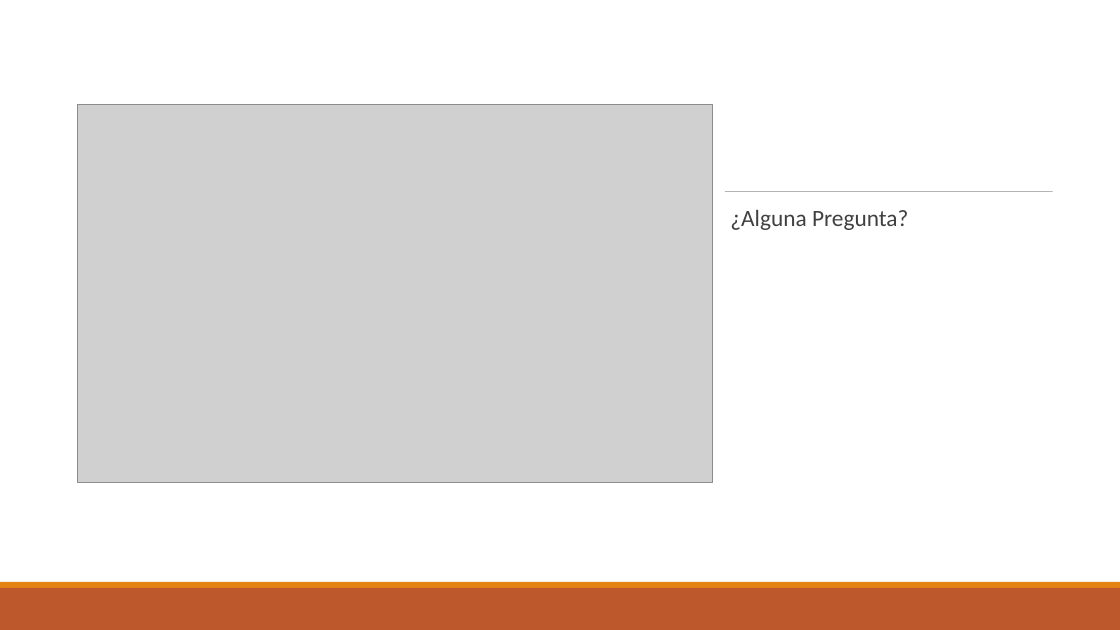
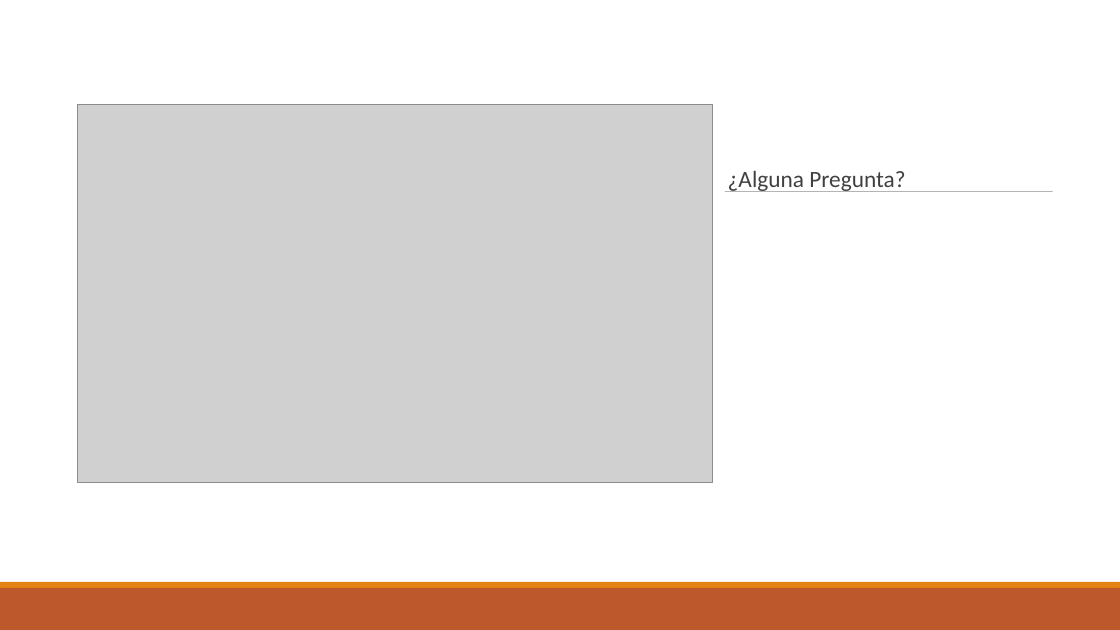
Before and after one commit to Alejandro49/AirPlanner, a slide deck: slide 27 of rol_desarrolladores/presentacion.pptx. Drawn at 1120x630 pixels with LibreOffice and Linux fonts; fonts in the diff are those of the drawing; grey boxes stand for pictures. Boxes give left, top, right and bottom in pixels: in the first picture for what was removed or moved away, otherwise in the second. Text is boxed around its words. In the diff, an @@ line names an element or a change of style, - is before the commit and + after.

```diff
--- a/rol_desarrolladores/presentacion.pptx
+++ b/rol_desarrolladores/presentacion.pptx
@@ text "¿Alguna Pregunta?": place and size @@
-text "¿Alguna Pregunta?" at <box>730,210,908,230</box>
+text "¿Alguna Pregunta?" at <box>728,171,905,192</box>
```
Also in this commit, not shown: 1 other file.
